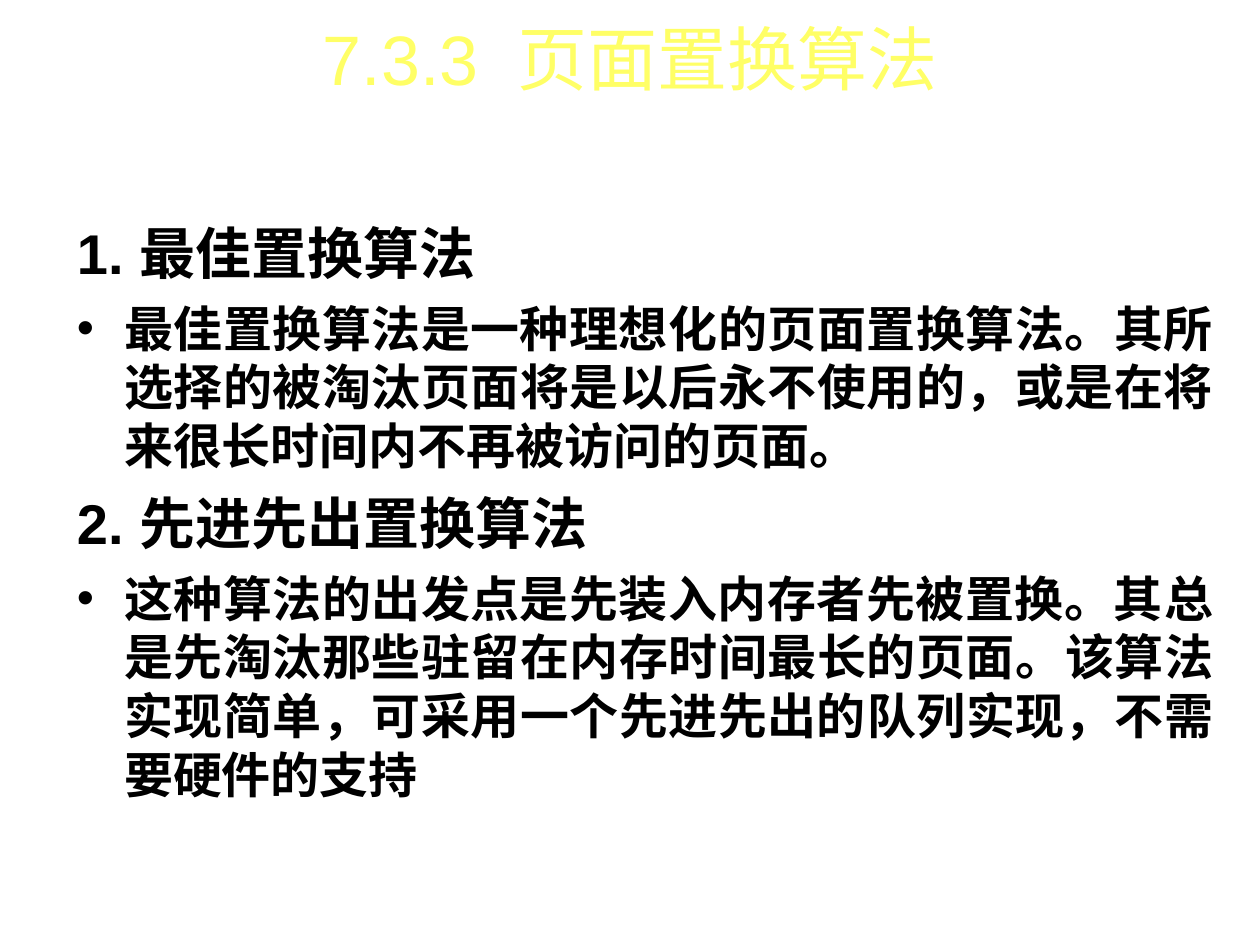
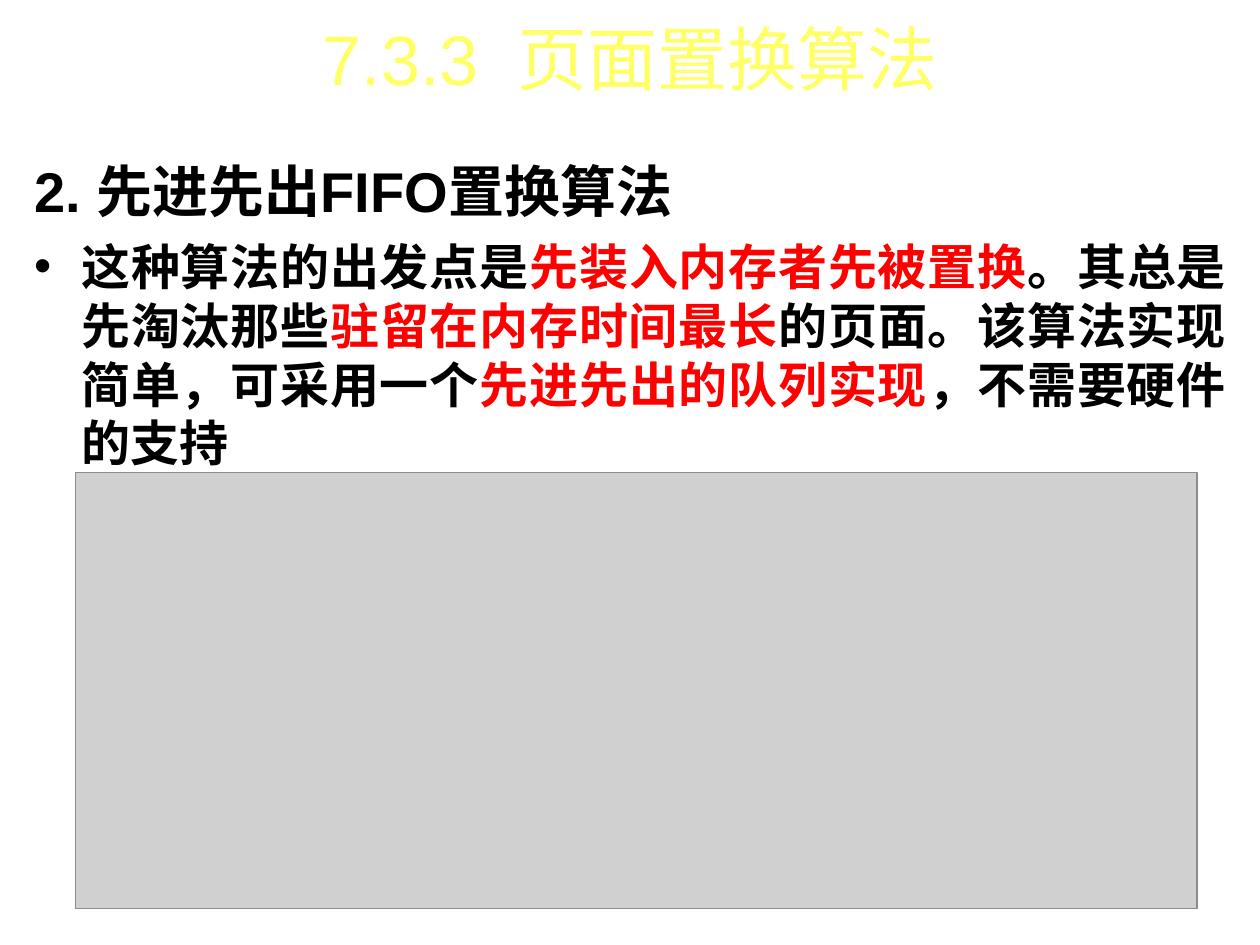
Before and after one commit to FourierAI/Operating-system, a slide deck: slide 24 of 操作系统-第7章.ppt (slide 25 before the commit). Drawn at 1260x945 pixels with LibreOffice and Linux fonts; fonts in the diff are those of the drawing; grey boxes stand for pictures; background and template pictures are left out. Boxes give left, top, right and bottom in pixels: in the first picture for what was removed or moved away, otherwise in the second. Text is boxed around its words. In the diff, an @@ line names an element or a change of style, - is before the commit and + after.

```diff
--- a/操作系统-第7章.ppt
+++ b/操作系统-第7章.ppt
@@ text "2. 先进先出FIFO置换算法": place and size @@
-text "2. 先进先出FIFO置换算法" at bbox=[77, 226, 1213, 798]
+text "2. 先进先出FIFO置换算法" at bbox=[34, 164, 1226, 474]
@@ text at bbox=[34, 164, 672, 217]: text changed; size 28 to 32 pt @@
-1. 最佳置换算法
-• 最佳置换算法是一种理想化的页面置换算法。其所选择的被淘汰页面将是以后永不使用的，或是在将来很长时间内不再被访问的页面。
-2. 先进先出置换算法
+2. 先进先出FIFO置换算法
@@ text at bbox=[81, 243, 1226, 474]: text colour #000000 to #FF0000 in "这种算法的出发点是先装入内存者先被置换。其总是先淘汰那些驻留在内存时间最长的页面。该算法实现简单，可采用一个先进先出的队 ..." @@
@@ picture added at bbox=[76, 472, 1197, 908] @@
```
Also in this commit, not shown: 24 other slides changed, 7 slides added, 27 slides removed, 4 other files.
